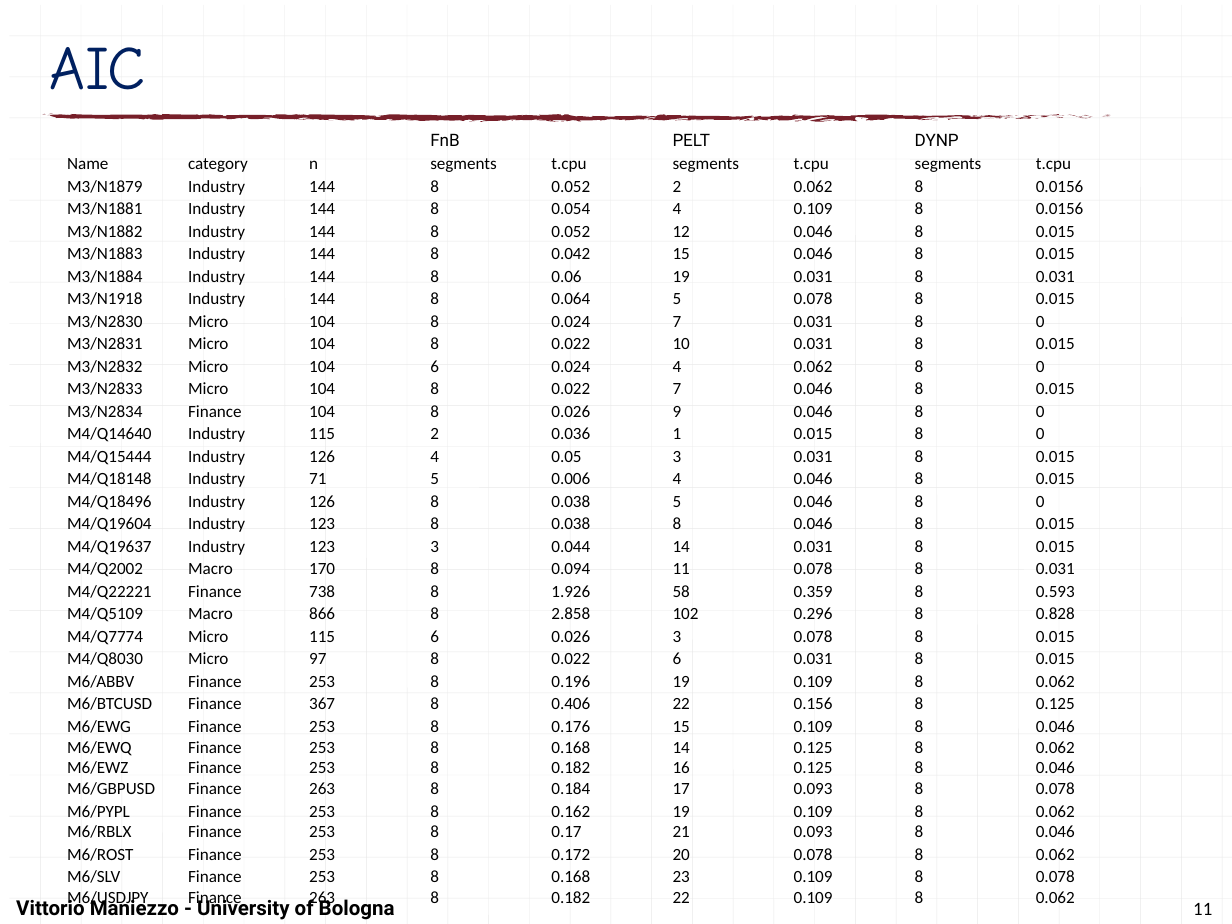
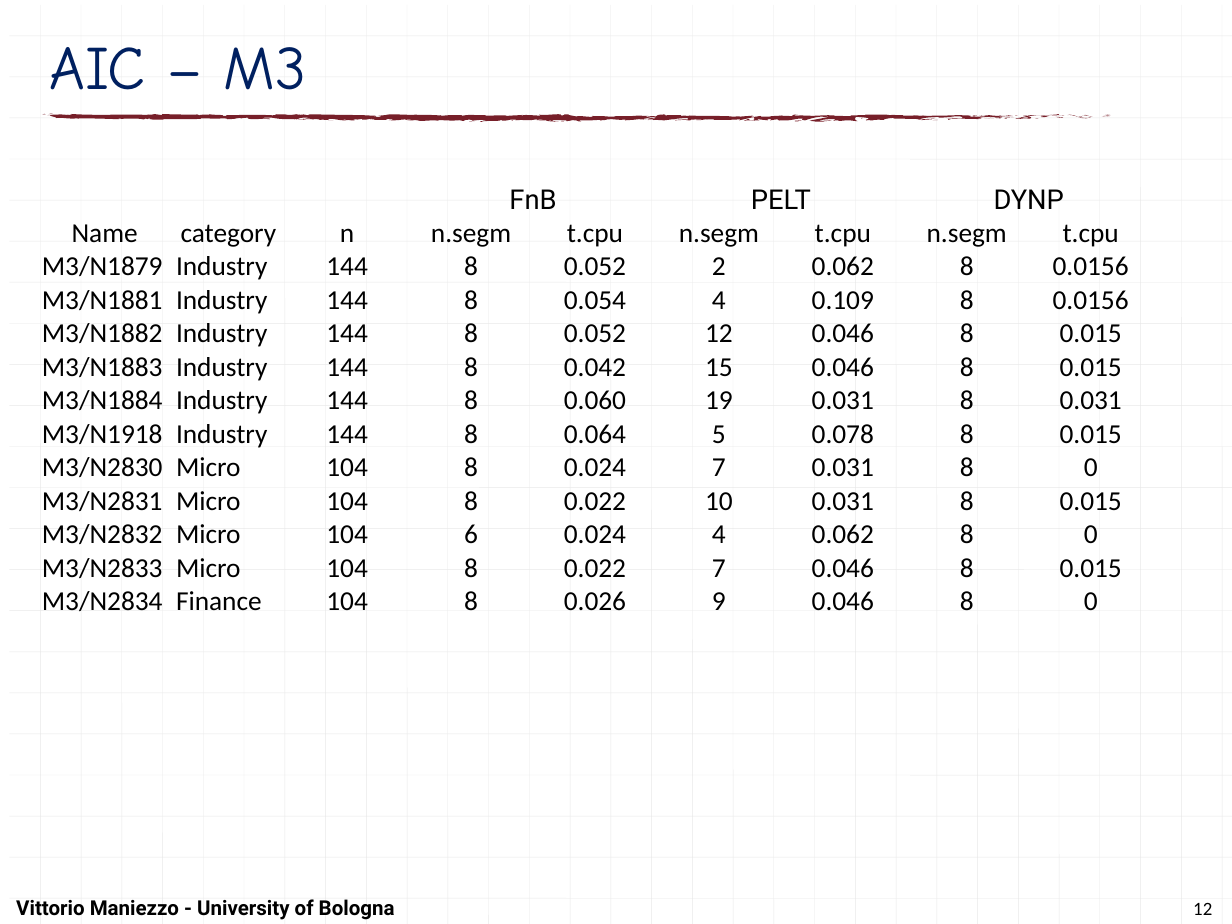
Before and after one commit to maniezzo/segmentation, a slide deck: slide 12 of doc/LION25_F&B/F&Bsegmentation.pptx (slide 11 before the commit). Drawn at 1232x924 pixels with LibreOffice and Linux fonts; fonts in the diff are those of the drawing. Boxes give left, top, right and bottom in pixels: in the first picture for what was removed or moved away, otherwise in the second. Text is boxed around its words. In the diff, an @@ line names an element or a change of style, - is before the commit and + after.

Commit message:
slides

```diff
--- a/doc/LION25_F&B/F&Bsegmentation.pptx
+++ b/doc/LION25_F&B/F&Bsegmentation.pptx
@@ title at [50,47,307,90]: text changed @@
-AIC
+AIC – M3
@@ table at [37,184,1156,615] @@
-row 2: Name | category | n | segments | t.cpu | segments | t.cpu | segments | t.cpu
+row 2: Name | category | n | n.segm | t.cpu | n.segm | t.cpu | n.segm | t.cpu
-row 7, column 5: 0.06
+row 7, column 5: 0.060
-row 14: M4/Q14640 | Industry | 115 | 2 | 0.036 | 1 | 0.015 | 8 | 0
-row 15: M4/Q15444 | Industry | 126 | 4 | 0.05 | 3 | 0.031 | 8 | 0.015
-row 16: M4/Q18148 | Industry | 71 | 5 | 0.006 | 4 | 0.046 | 8 | 0.015
-row 17: M4/Q18496 | Industry | 126 | 8 | 0.038 | 5 | 0.046 | 8 | 0
-row 18: M4/Q19604 | Industry | 123 | 8 | 0.038 | 8 | 0.046 | 8 | 0.015
-row 19: M4/Q19637 | Industry | 123 | 3 | 0.044 | 14 | 0.031 | 8 | 0.015
-row 20: M4/Q2002 | Macro | 170 | 8 | 0.094 | 11 | 0.078 | 8 | 0.031
-row 21: M4/Q22221 | Finance | 738 | 8 | 1.926 | 58 | 0.359 | 8 | 0.593
-row 22: M4/Q5109 | Macro | 866 | 8 | 2.858 | 102 | 0.296 | 8 | 0.828
-row 23: M4/Q7774 | Micro | 115 | 6 | 0.026 | 3 | 0.078 | 8 | 0.015
-row 24: M4/Q8030 | Micro | 97 | 8 | 0.022 | 6 | 0.031 | 8 | 0.015
-row 25: M6/ABBV | Finance | 253 | 8 | 0.196 | 19 | 0.109 | 8 | 0.062
-row 26: M6/BTCUSD | Finance | 367 | 8 | 0.406 | 22 | 0.156 | 8 | 0.125
-row 27: M6/EWG | Finance | 253 | 8 | 0.176 | 15 | 0.109 | 8 | 0.046
-row 28: M6/EWQ | Finance | 253 | 8 | 0.168 | 14 | 0.125 | 8 | 0.062
-row 29: M6/EWZ | Finance | 253 | 8 | 0.182 | 16 | 0.125 | 8 | 0.046
-row 30: M6/GBPUSD | Finance | 263 | 8 | 0.184 | 17 | 0.093 | 8 | 0.078
-row 31: M6/PYPL | Finance | 253 | 8 | 0.162 | 19 | 0.109 | 8 | 0.062
-row 32: M6/RBLX | Finance | 253 | 8 | 0.17 | 21 | 0.093 | 8 | 0.046
-row 33: M6/ROST | Finance | 253 | 8 | 0.172 | 20 | 0.078 | 8 | 0.062
-row 34: M6/SLV | Finance | 253 | 8 | 0.168 | 23 | 0.109 | 8 | 0.078
-row 35: M6/USDJPY | Finance | 263 | 8 | 0.182 | 22 | 0.109 | 8 | 0.062
@@ table: place and size @@
-table at [63,131,1149,912]
+table at [37,184,1156,615]
@@ page number at [1193,903,1212,915]: text changed @@
-11
+12
```
Also in this commit, not shown: 4 other slides changed, 6 slides added, 20 other files.
